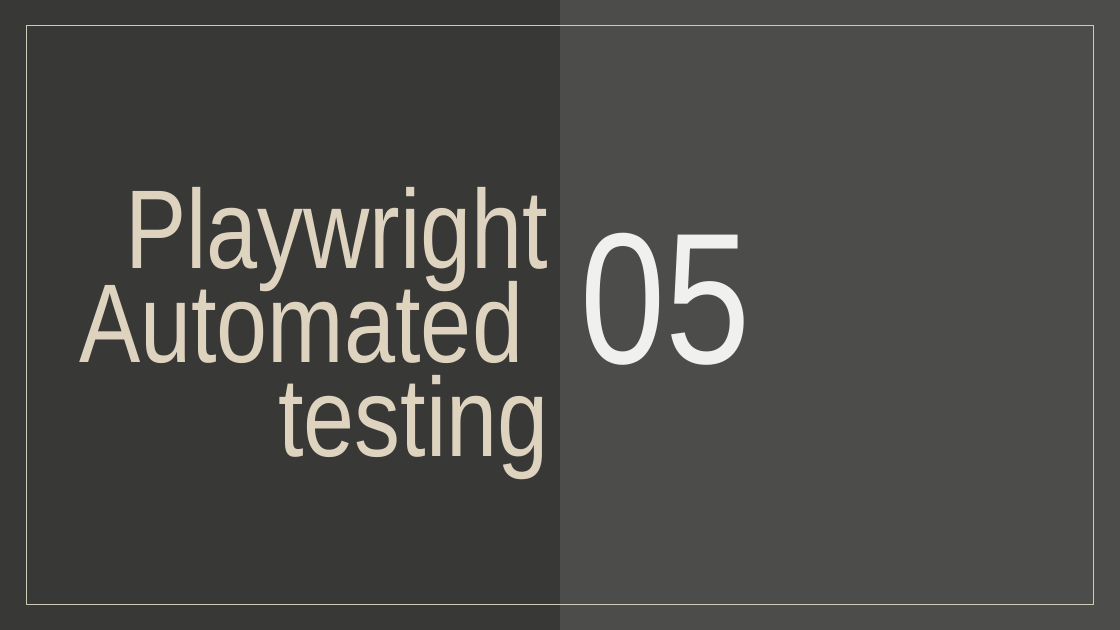
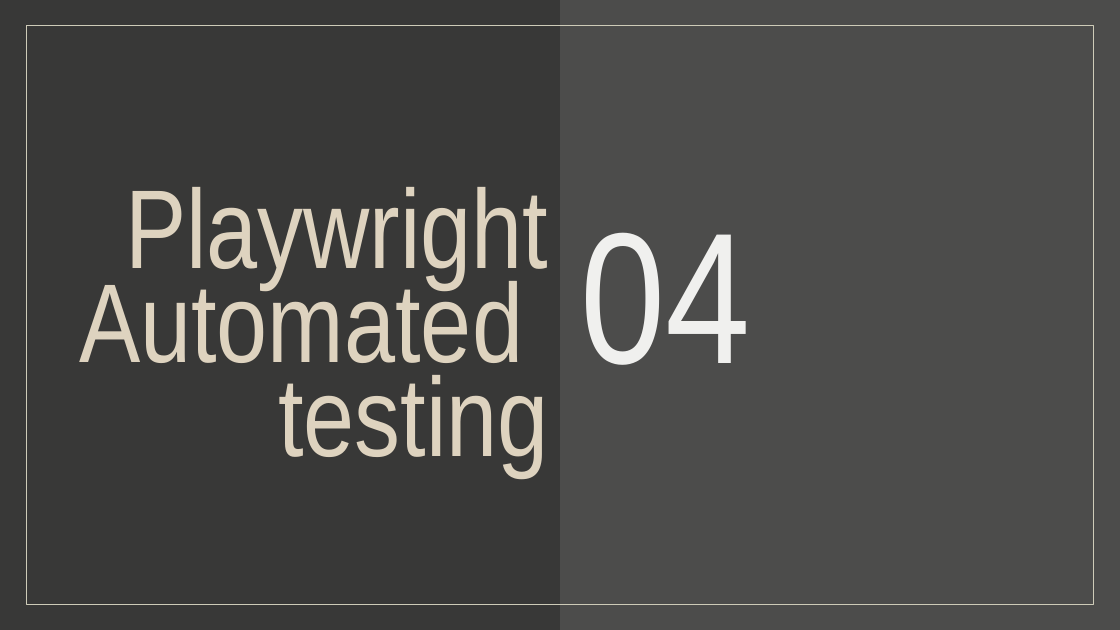
Before and after one commit to MiraPhilip12/Graduation_Project_ESLSCA, a slide deck: slide 19 of Milestone 5/Milestone5_Testing&Evaluation.pptx (slide 21 before the commit). Drawn at 1120x630 pixels with LibreOffice and Linux fonts; fonts in the diff are those of the drawing. Boxes give left, top, right and bottom in pixels: in the first picture for what was removed or moved away, otherwise in the second. Text is boxed around its words. In the diff, an @@ line names an element or a change of style, - is before the commit and + after.

```diff
--- a/Milestone 5/Milestone5_Testing&Evaluation.pptx
+++ b/Milestone 5/Milestone5_Testing&Evaluation.pptx
@@ title at <box>581,232,751,365</box>: text changed @@
-05
+04
```
Also in this commit, not shown: 1 other slide changed, 2 slides added, 1 other file.
